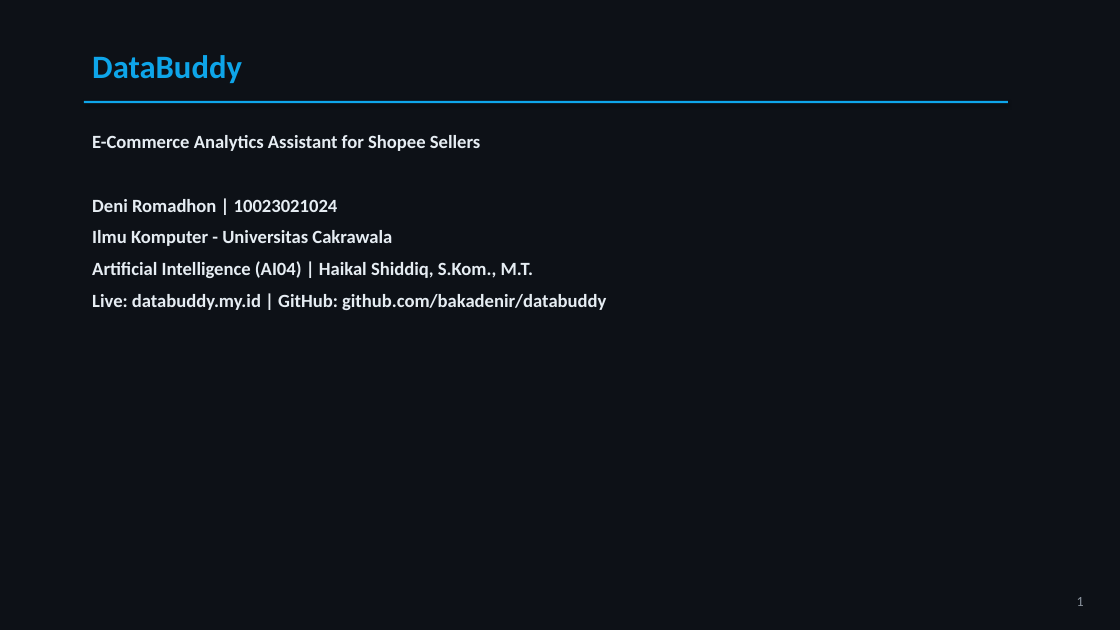
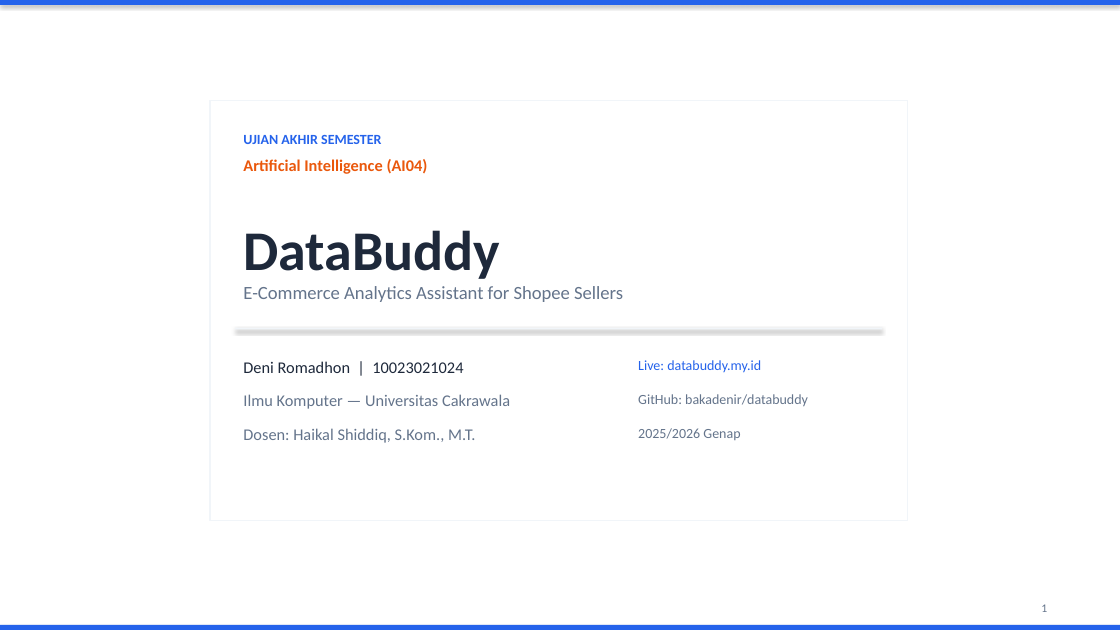
Before and after one commit to bakadenir/databuddy, a slide deck: slide 1 of Presentasi_UAS_AI04_DataBuddy.pptx. Drawn at 1120x630 pixels with LibreOffice and Linux fonts; fonts in the diff are those of the drawing. Boxes give left, top, right and bottom in pixels: in the first picture for what was removed or moved away, otherwise in the second. Text is boxed around its words. In the diff, an @@ line names an element or a change of style, - is before the commit and + after.

Commit message:
feat: redesign PPT with white background, card layout, 12 slides

```diff
--- a/Presentasi_UAS_AI04_DataBuddy.pptx
+++ b/Presentasi_UAS_AI04_DataBuddy.pptx
@@ background #0D1117 to #FFFFFF @@
@@ rectangle added at bbox=[0, 0, 1120, 5], fill #2563EB @@
@@ rectangle added at bbox=[210, 101, 907, 521], fill #FFFFFF, outline #F1F5F9 1 pt @@
@@ text removed at bbox=[92, 135, 606, 310] @@
-E-Commerce Analytics Assistant for Shopee Sellers
-Deni Romadhon | 10023021024
-Ilmu Komputer - Universitas Cakrawala
-Artificial Intelligence (AI04) | Haikal Shiddiq, S.Kom., M.T.
-Live: databuddy.my.id | GitHub: github.com/bakadenir/databuddy
@@ text added at bbox=[243, 135, 381, 144], 12 pt, text #2563EB, bold @@
+UJIAN AKHIR SEMESTER
@@ text added at bbox=[243, 159, 428, 174], 14 pt, text #EA580C, bold @@
+Artificial Intelligence (AI04)
@@ text "DataBuddy": place and size @@
-text "DataBuddy" at bbox=[92, 55, 242, 83]
+text "DataBuddy" at bbox=[243, 230, 500, 279]
@@ text "DataBuddy" at bbox=[243, 230, 500, 279]: size 28 to 48 pt, text colour #0EA5E9 to #1E293B @@
@@ text added at bbox=[243, 286, 623, 302], 16 pt, text #64748B @@
+E-Commerce Analytics Assistant for Shopee Sellers
@@ rectangle added at bbox=[235, 328, 882, 329], fill #F1F5F9 @@
@@ text added at bbox=[243, 361, 463, 373], 14 pt, text #1E293B @@
+Deni Romadhon | 10023021024
@@ text added at bbox=[638, 360, 761, 373], 12 pt, text #2563EB @@
+Live: databuddy.my.id
@@ text added at bbox=[243, 394, 510, 409], 14 pt, text #64748B @@
+Ilmu Komputer — Universitas Cakrawala
@@ text added at bbox=[638, 394, 808, 406], 12 pt, text #64748B @@
+GitHub: bakadenir/databuddy
@@ text added at bbox=[243, 428, 475, 443], 14 pt, text #64748B @@
+Dosen: Haikal Shiddiq, S.Kom., M.T.
@@ text added at bbox=[638, 428, 740, 440], 12 pt, text #64748B @@
+2025/2026 Genap
@@ text "1": place and size @@
-text "1" at bbox=[1077, 597, 1084, 606]
+text "1" at bbox=[1041, 604, 1047, 612]
@@ text "1" at bbox=[1041, 604, 1047, 612]: size 12 to 10 pt, text colour #8B949E to #64748B; alignment right to left @@
@@ rectangle: place and size @@
-rectangle at bbox=[84, 101, 1008, 103]
+rectangle at bbox=[0, 625, 1120, 630]
@@ rectangle at bbox=[0, 625, 1120, 630]: fill #0EA5E9 to #2563EB @@
```
Also in this commit, not shown: 11 other slides changed.
